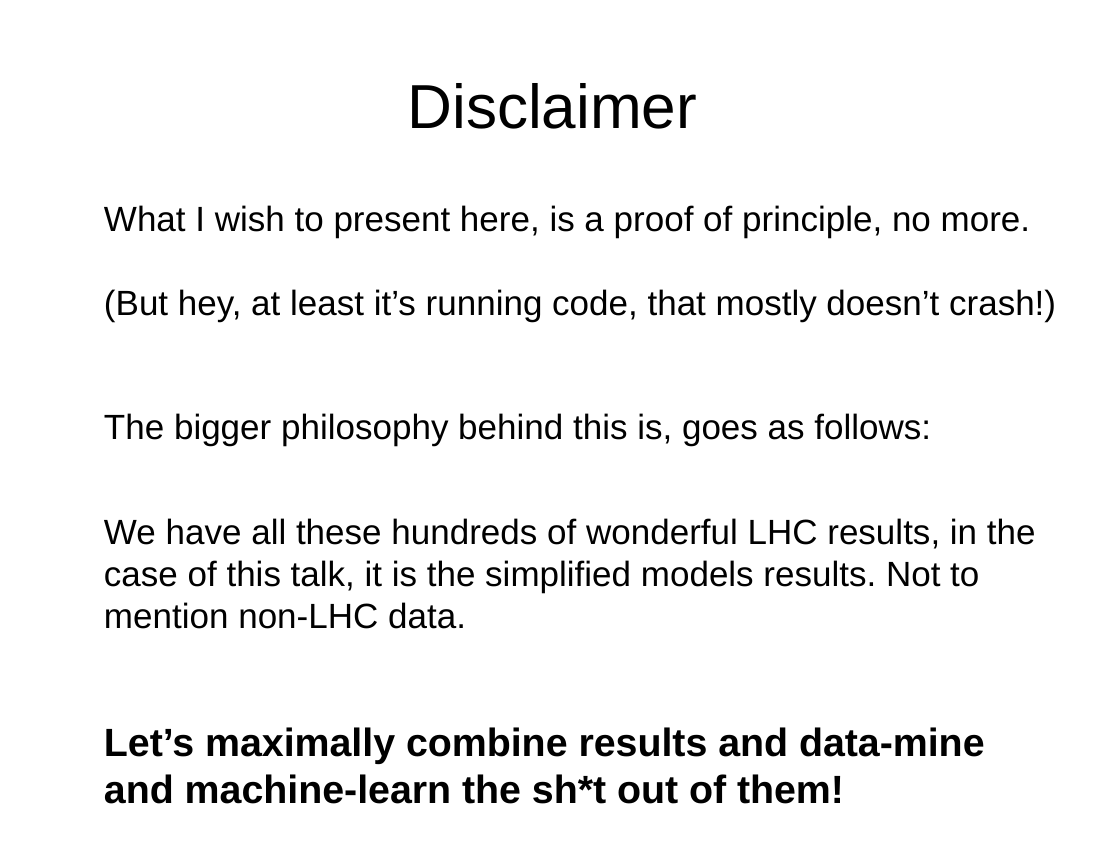
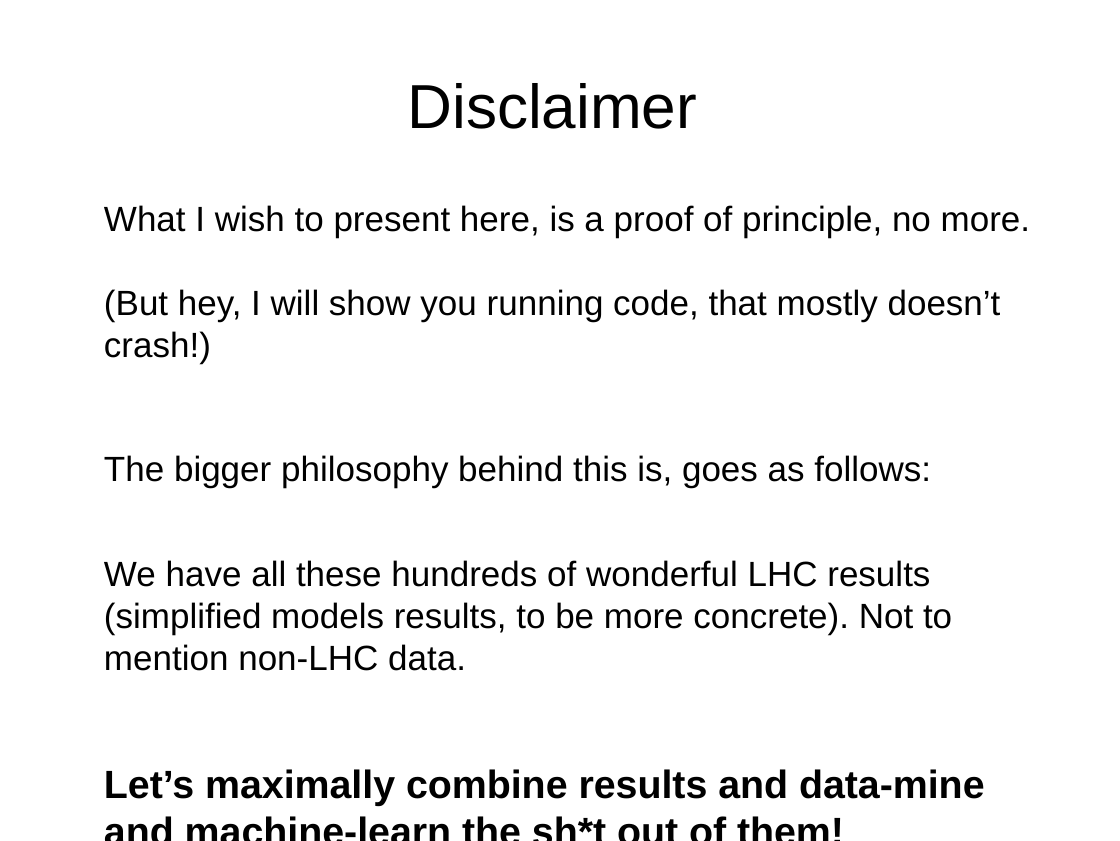
Before and after one commit to SModelS/smodels-utils, a slide deck: slide 2 of combinations/amb.odp. Drawn at 1120x841 pixels with LibreOffice and Linux fonts; fonts in the diff are those of the drawing. Boxes give left, top, right and bottom in pixels: in the first picture for what was removed or moved away, otherwise in the second. Text is boxed around its words. In the diff, an @@ line names an element or a change of style, - is before the commit and + after.

```diff
--- a/combinations/amb.odp
+++ b/combinations/amb.odp
@@ text at [104,205,1030,364]: text changed @@
-What I wish to present here, is a proof of principle, no more.
-(But hey, at least it’s running code, that mostly doesn’t crash!)
+What I wish to present here, is a proof of principle, no more.
+(But hey, I will show you running code, that mostly doesn’t crash!)
@@ text at [104,560,952,671]: text changed @@
-We have all these hundreds of wonderful LHC results, in the case of this talk, it is the simplified models results. Not to mention non-LHC data.
+We have all these hundreds of wonderful LHC results (simplified models results, to be more concrete). Not to mention non-LHC data.
```
Also in this commit, not shown: 1 other slide changed, 3 other files.
